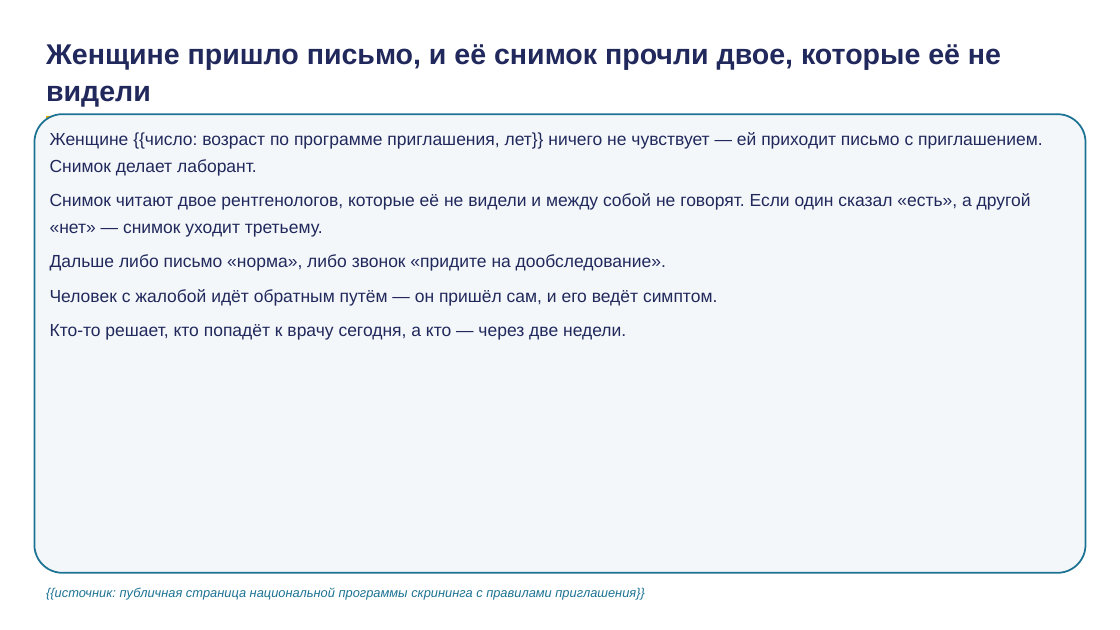
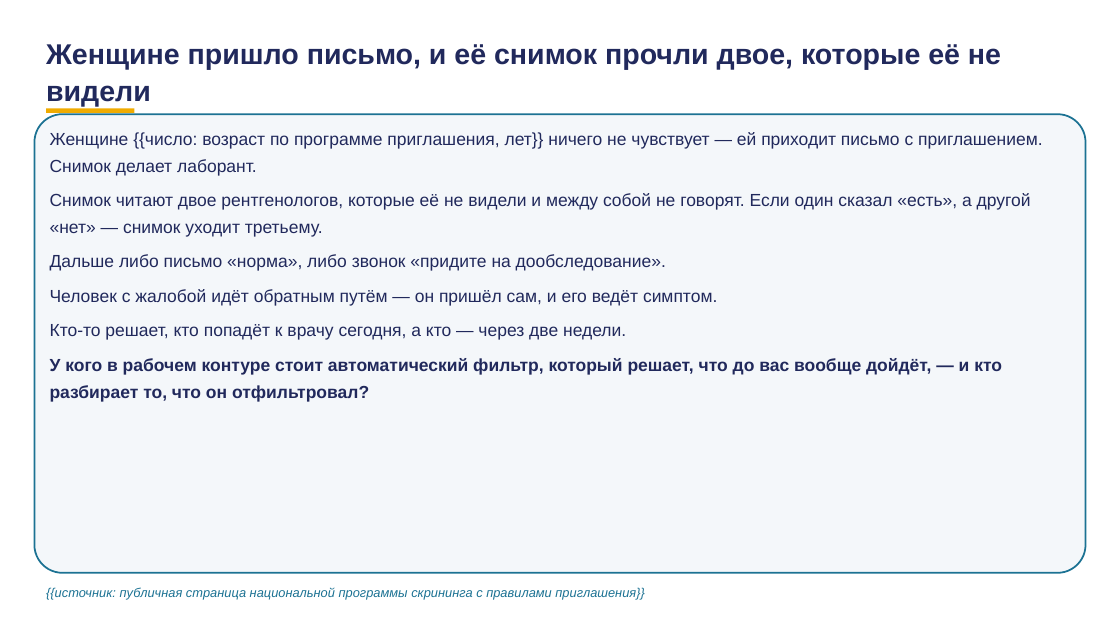
Before and after one commit to tellina-study/AI-usage-lessons, a slide deck: slide 12 of library/lectures/lec-07/rework/deck/lec-07-karkas.pptx. Drawn at 1120x630 pixels with LibreOffice and Linux fonts; fonts in the diff are those of the drawing. Boxes give left, top, right and bottom in pixels: in the first picture for what was removed or moved away, otherwise in the second. Text is boxed around its words. In the diff, an @@ line names an element or a change of style, - is before the commit and + after.

```diff
--- a/library/lectures/lec-07/rework/deck/lec-07-karkas.pptx
+++ b/library/lectures/lec-07/rework/deck/lec-07-karkas.pptx
@@ rectangle: place and size @@
-rectangle at [46, 116, 134, 121]
+rectangle at [46, 108, 134, 113]
@@ text at [50, 358, 1002, 402]: paragraph added @@
+У кого в рабочем контуре стоит автоматический фильтр, который решает, что до вас вообще дойдёт, — и кто разбирает то, что он отфильтровал?
```
Also in this commit, not shown: 69 other slides changed, 32 slides added, 2 slides removed, 35 other files.
